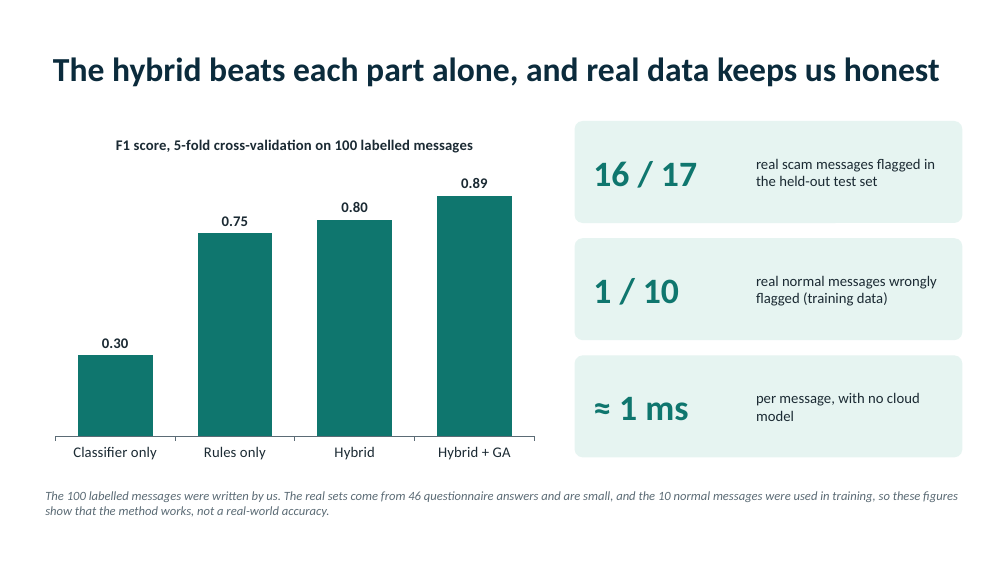
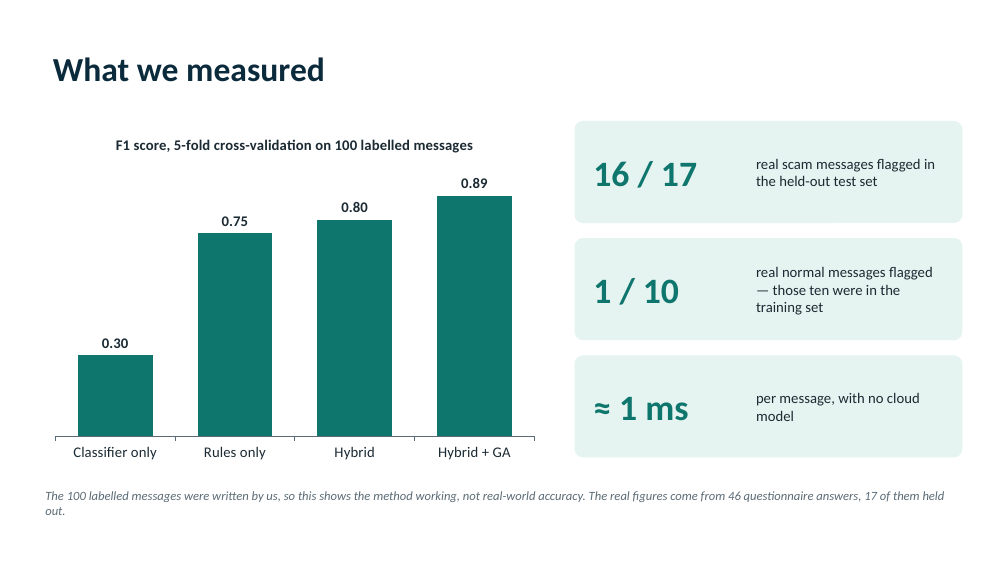
Before and after one commit to NCLJovi/COMP4431Grp19, a slide deck: slide 8 of docs/presentation/Scam_Checker_Group19.pptx (slide 6 before the commit). Drawn at 1008x567 pixels with LibreOffice and Linux fonts; fonts in the diff are those of the drawing. Boxes give left, top, right and bottom in pixels: in the first picture for what was removed or moved away, otherwise in the second. Text is boxed around its words. In the diff, an @@ line names an element or a change of style, - is before the commit and + after.

```diff
--- a/docs/presentation/Scam_Checker_Group19.pptx
+++ b/docs/presentation/Scam_Checker_Group19.pptx
@@ title at (x1=53, y1=57, x2=325, y2=82): text changed @@
-The hybrid beats each part alone, and real data keeps us honest
+What we measured
@@ text at (x1=756, y1=267, x2=933, y2=315): text changed @@
-real normal messages wrongly flagged (training data)
+real normal messages flagged — those ten were in the training set
@@ text at (x1=45, y1=491, x2=945, y2=515): text changed @@
-The 100 labelled messages were written by us. The real sets come from 46 questionnaire answers and are small, and the 10 normal messages were used in training, so these figures show that the method works, not a real-world accuracy.
+The 100 labelled messages were written by us, so this shows the method working, not real-world accuracy. The real figures come from 46 questionnaire answers, 17 of them held out.
```
Also in this commit, not shown: 6 other slides changed, 3 slides added.
